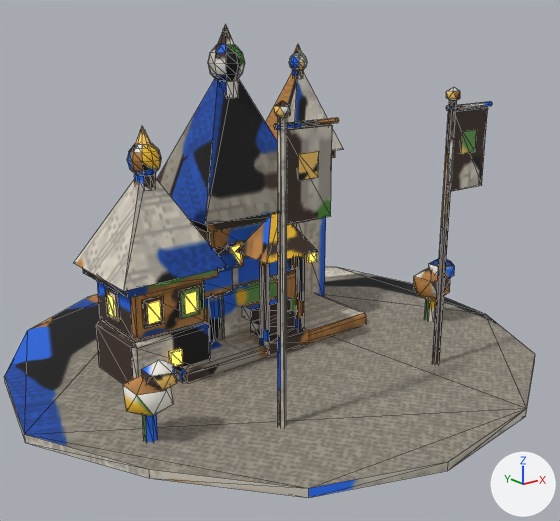
Before and after pictures for a commit that changed the glTF model game/assets/models/residence_dl3_blue.glb.
Both versions are drawn from a 50 mm camera at (-1.422, -1.844, 1.017) aimed at (-0.019, -0.09, 0.315). Lighting does not change. The marker at lower right points along +X, +Y and +Z. The picture after the commit comes second. Mesh edges are drawn as thin lines. Vertices at exactly the same position are counted once.

The older version as bpy lines, for what is in view:
```python
me_m = bpy.data.meshes.new('m')
me_m.from_pydata(...)  # 1098 vertices, 1848 faces; spans x -0.84..0.8, y -0.83..0.8, z -0.01..1.0
# faces by material slot: [1620, 228]
me_m.materials.append(mat_baked)  # picture img_bake
me_m.materials.append(mat_win_lit)  # orange #ffcf6b, glowing orange #ffb84a
ob_residence_dl3_blue = bpy.data.objects.new('residence_dl3_blue', me_m)
ob_residence_dl3_blue.location = (0.0, 0.0, 0.0)
```
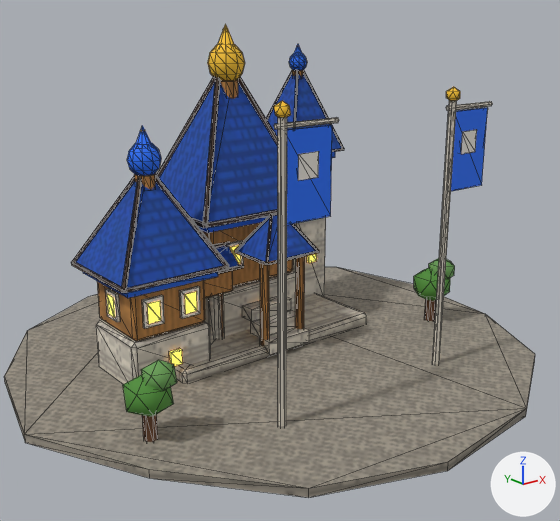
Pixel boxes [x1, y1, x2, y2] of what changed, in the pictures (560 x 521 px):
```json
{"part": 1, "of": "me_m", "change": "added", "after": [205, 209, 278, 228]}
{"part": 2, "of": "me_m", "change": "added", "after": [192, 218, 205, 228]}
{"part": 3, "of": "me_m", "change": "added", "after": [124, 265, 229, 293]}
{"part": 4, "of": "me_m", "change": "added", "after": [71, 262, 124, 293]}
{"part": 5, "of": "me_m", "change": "added", "after": [213, 241, 230, 247]}
{"part": 6, "of": "me_m", "change": "added", "after": [218, 265, 244, 274]}
{"part": 7, "of": "me_m", "change": "added", "after": [267, 251, 319, 265]}
{"part": 8, "of": "me_m", "change": "added", "after": [234, 251, 267, 265]}
{"part": 9, "of": "me_m", "change": "added", "after": [71, 70, 344, 291], "on screen": "mostly hidden"}
{"part": 10, "of": "me_m", "change": "surface changed", "before": [4, 24, 535, 498], "after": [4, 24, 535, 498]}
```

The change, as JSON lines over the scene's bpy script:
```json
{"block": "me_m", "where": "# used by ob_residence_dl3_blue; location = (0.0, 0.0, 0.0)"}
{"op": "remove", "block": "me_m", "code": "me_m.from_pydata(...)  # 1098 vertices, 1848 faces; spans x -0.84..0.8, y -0.83..0.8, z -0.01..1.0"}
{"op": "add", "block": "me_m", "code": "me_m.from_pydata(...)  # 1402 vertices, 2304 faces; spans x -0.84..0.8, y -0.83..0.8, z -0.01..1.0"}
{"block": "me_m", "change": "me_m part 1: a new loose piece, a box spanning x -0.215..0.215, y 0.008..0.022, z 0.428..0.442, in mat_baked (picture img_bake)"}
{"block": "me_m", "change": "me_m part 2: a new loose piece, a box spanning x -0.222..-0.208, y 0.015..0.385, z 0.428..0.442, in mat_baked (picture img_bake)"}
{"block": "me_m", "change": "me_m part 3: a new loose piece, a box spanning x -0.545..-0.215, y -0.1..-0.09, z 0.33..0.34, in mat_baked (picture img_bake)"}
{"block": "me_m", "change": "me_m part 4: a new loose piece, a box spanning x -0.55..-0.54, y -0.095..0.215, z 0.33..0.34, in mat_baked (picture img_bake)"}
{"block": "me_m", "change": "me_m part 5: a new loose piece, a box spanning x -0.3..-0.1, y 0.056..0.064, z 0.3476..0.3556, in mat_baked (picture img_bake)"}
{"block": "me_m", "change": "me_m part 6: a new loose piece, a box spanning x -0.3..-0.1, y -0.014..-0.006, z 0.2884..0.2964, in mat_baked (picture img_bake)"}
{"block": "me_m", "change": "me_m part 7: a new loose piece, a box spanning x -0.1..0.1, y -0.1335..-0.1265, z 0.3265..0.3335, in mat_baked (picture img_bake)"}
{"block": "me_m", "change": "me_m part 8: a new loose piece, a box spanning x -0.1035..-0.0965, y -0.13..0.03, z 0.3265..0.3335, in mat_baked (picture img_bake)"}
{"block": "me_m", "change": "me_m part 9: 128 vertices added at x -0.55..0.46, y -0.13..0.39, z 0.33..0.88"}
{"block": "me_m", "change": "me_m part 10: 1842 kept faces spanning x -0.84..0.8, y -0.83..0.8, z -0.01..1.0 get new texture (UV) coordinates"}
{"block": "me_m", "change": "other edits to the shape of me_m do not show in these pictures"}
```
